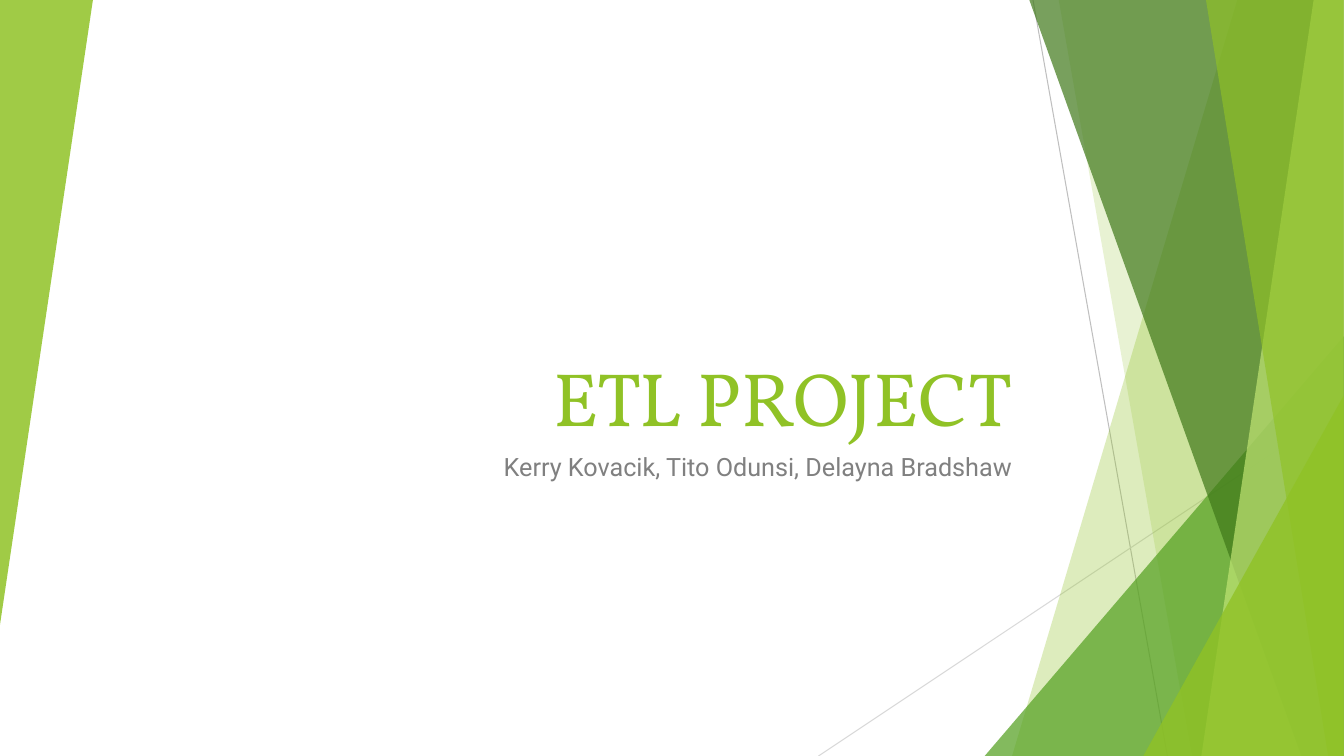
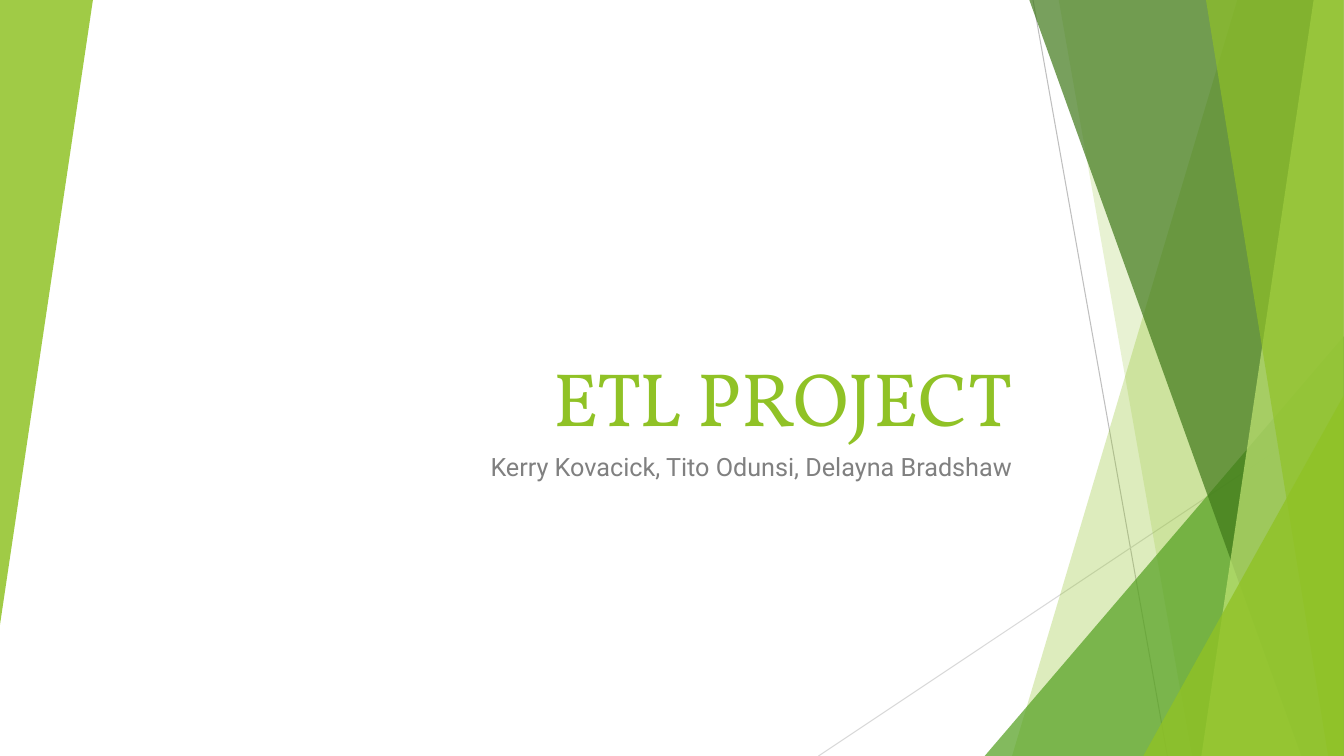
Before and after one commit to Kerrykova/ETLProject, a slide deck: slide 1 of ETL PROJECT POWERPOINT.pptx. Drawn at 1344x756 pixels with LibreOffice and Linux fonts; fonts in the diff are those of the drawing. Boxes give left, top, right and bottom in pixels: in the first picture for what was removed or moved away, otherwise in the second. Text is boxed around its words. In the diff, an @@ line names an element or a change of style, - is before the commit and + after.

```diff
--- a/ETL PROJECT POWERPOINT.pptx
+++ b/ETL PROJECT POWERPOINT.pptx
@@ subtitle at <box>491,457,1012,482</box>: text changed @@
-Kerry Kovacik, Tito Odunsi, Delayna Bradshaw
+Kerry Kovacick, Tito Odunsi, Delayna Bradshaw
```
Also in this commit, not shown: 2 other slides changed, 1 slide removed.
